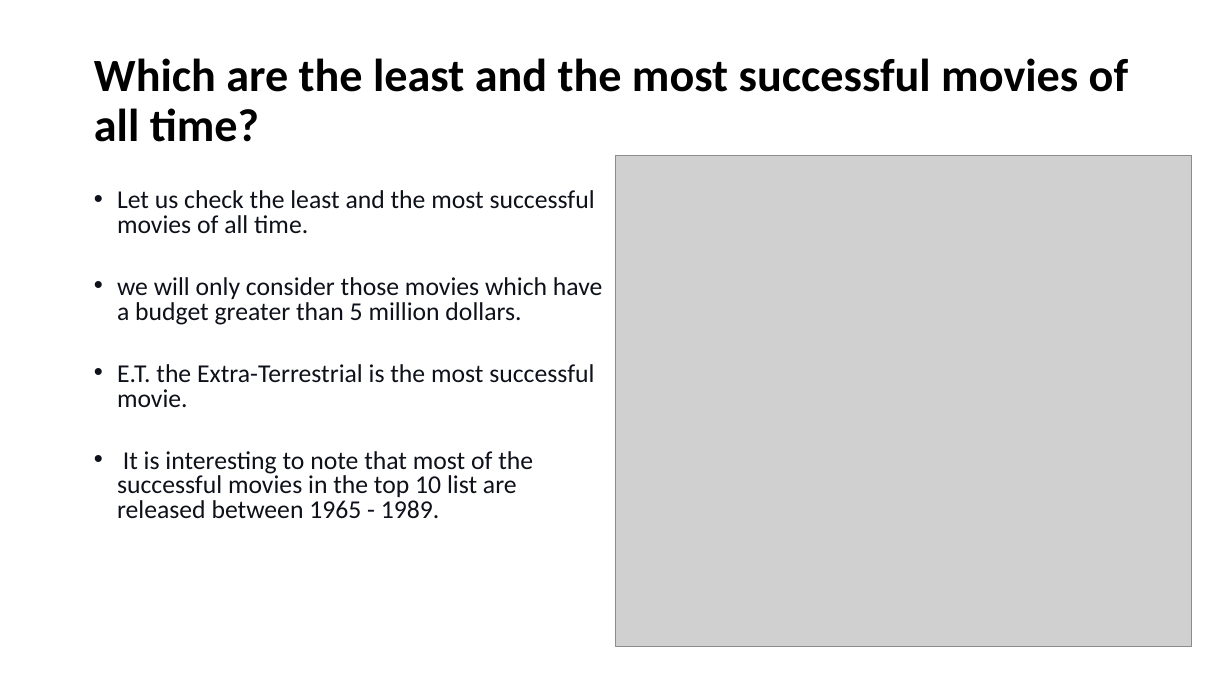
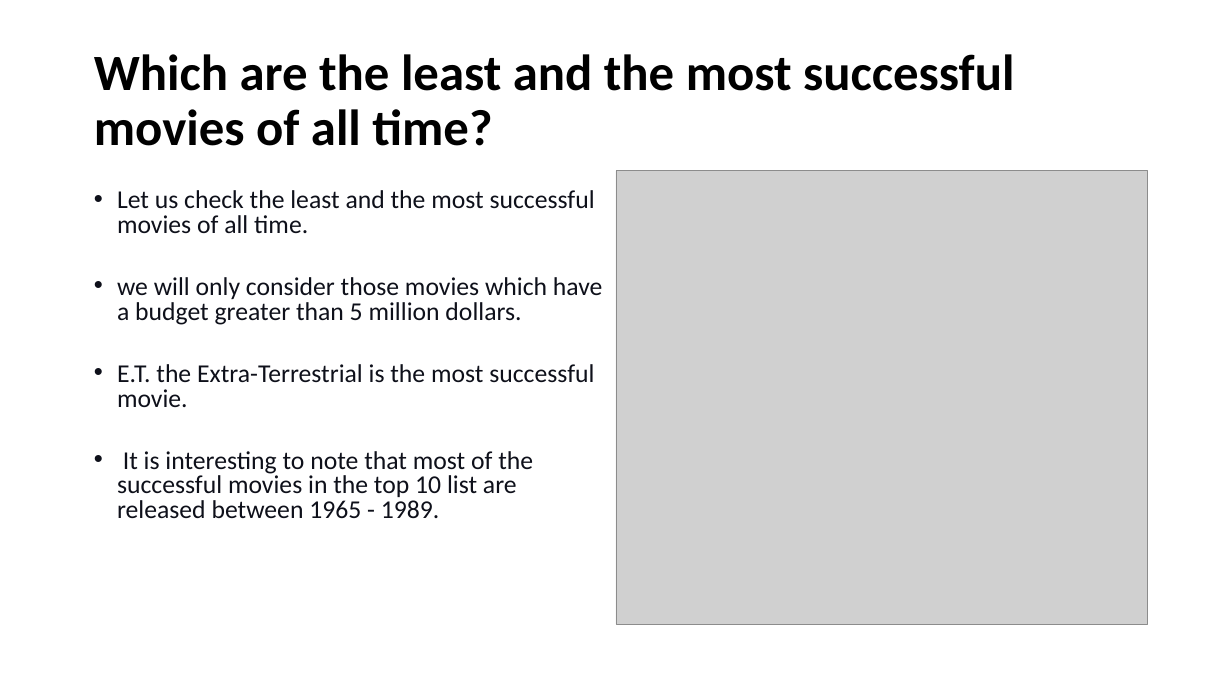
Before and after one commit to lasyabheemendra/Sprigboard-DatascienceProjects, a slide deck: slide 16 of Capstone2_Recommendation System for movies/Recommendation system.pptx. Drawn at 1232x693 pixels with LibreOffice and Linux fonts; fonts in the diff are those of the drawing; grey boxes stand for pictures. Boxes give left, top, right and bottom in pixels: in the first picture for what was removed or moved away, otherwise in the second. Text is boxed around its words. In the diff, an @@ line names an element or a change of style, - is before the commit and + after.

```diff
--- a/Capstone2_Recommendation System for movies/Recommendation system.pptx
+++ b/Capstone2_Recommendation System for movies/Recommendation system.pptx
@@ title "Which are the least and ..." at [94, 54, 1014, 146]: size 36 to 39.6 pt @@
@@ picture: place and size @@
-picture at [616, 155, 1192, 647]
+picture at [616, 171, 1148, 625]
```
Also in this commit, not shown: 15 other slides changed, 23 slides added, 2 slides removed.
